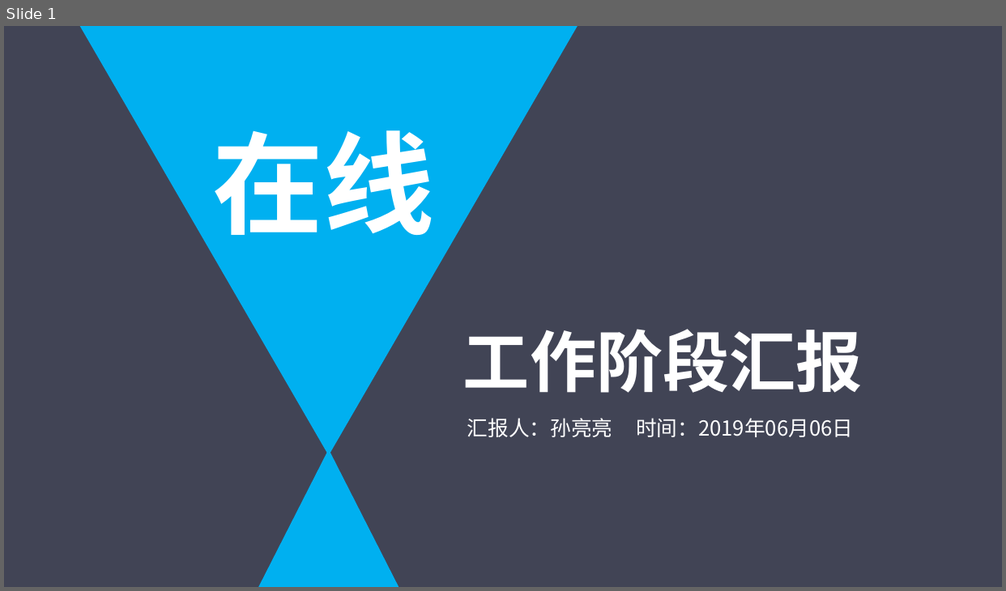
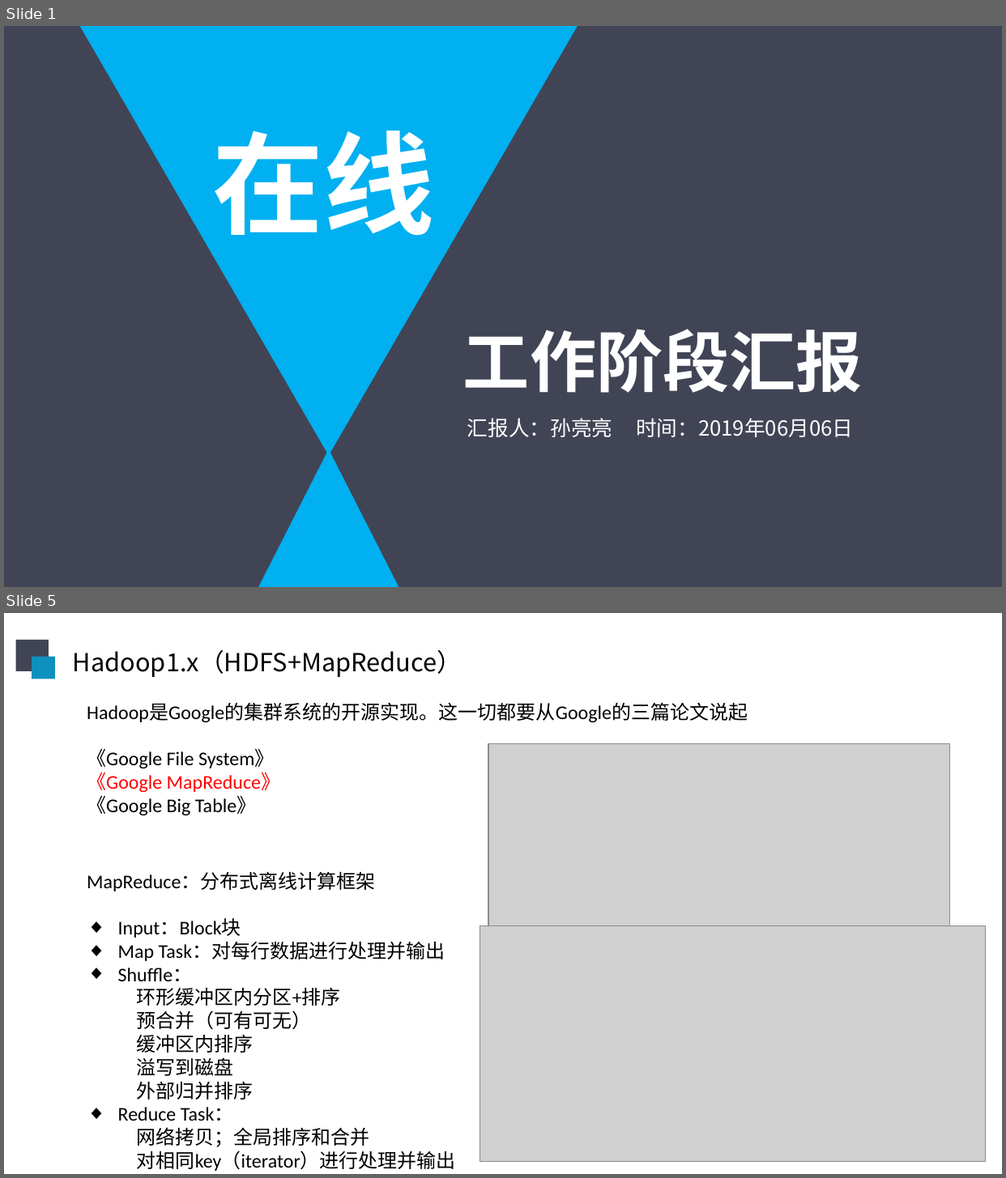
Before and after one commit to sunliangliang9201/interview_prepare, a slide deck: 在线阶段汇报20190606.pptx. Shown one above the other, each under a label of ours: slide 1 before the commit, slides 1 and 5 after it; the slides between them are not shown. The pictures are 1006x591 and 1006x1178 pixels, drawn with LibreOffice and Linux fonts; fonts in the diff are those of the drawing; grey boxes stand for pictures. Boxes give left, top, right and bottom in pixels: in the first picture for what was removed or moved away, otherwise in the second. Text is boxed around its words. In the diff, an @@ line names an element or a change of style, - is before the commit and + after.

```diff
--- a/在线阶段汇报20190606.pptx
+++ b/在线阶段汇报20190606.pptx
@@ slide 5 added at box(4, 613, 1002, 1174), background #FFFFFF @@
@@ rectangle added at box(16, 640, 49, 672), fill #414455 @@
@@ rectangle added at box(32, 657, 55, 680), fill #0E90BE @@
@@ text added at box(73, 649, 462, 677), 18 pt, text #000000 @@
+Hadoop1.x（HDFS+MapReduce）
@@ text added at box(87, 703, 748, 815), 14 pt, text #000000 @@
+Hadoop是Google的集群系统的开源实现。这一切都要从Google的三篇论文说起
+《Google File System》
+《Google MapReduce》
+《Google Big Table》
@@ picture added at box(488, 743, 949, 926) @@
@@ text added at box(87, 871, 456, 1171), 14 pt, text #000000 @@
+MapReduce：分布式离线计算框架
+◆ Input：Block块
+◆ Map Task：对每行数据进行处理并输出
+◆ Shuffle：
+  环形缓冲区内分区+排序
+  预合并（可有可无）
+  缓冲区内排序
+  溢写到磁盘
+  外部归并排序
+◆ Reduce Task：
+  网络拷贝；全局排序和合并
+  对相同key（iterator）进行处理并输出
@@ picture added at box(480, 926, 986, 1162) @@
```
Also in this commit, not shown: 5 slides changed, 7 other slides added.
